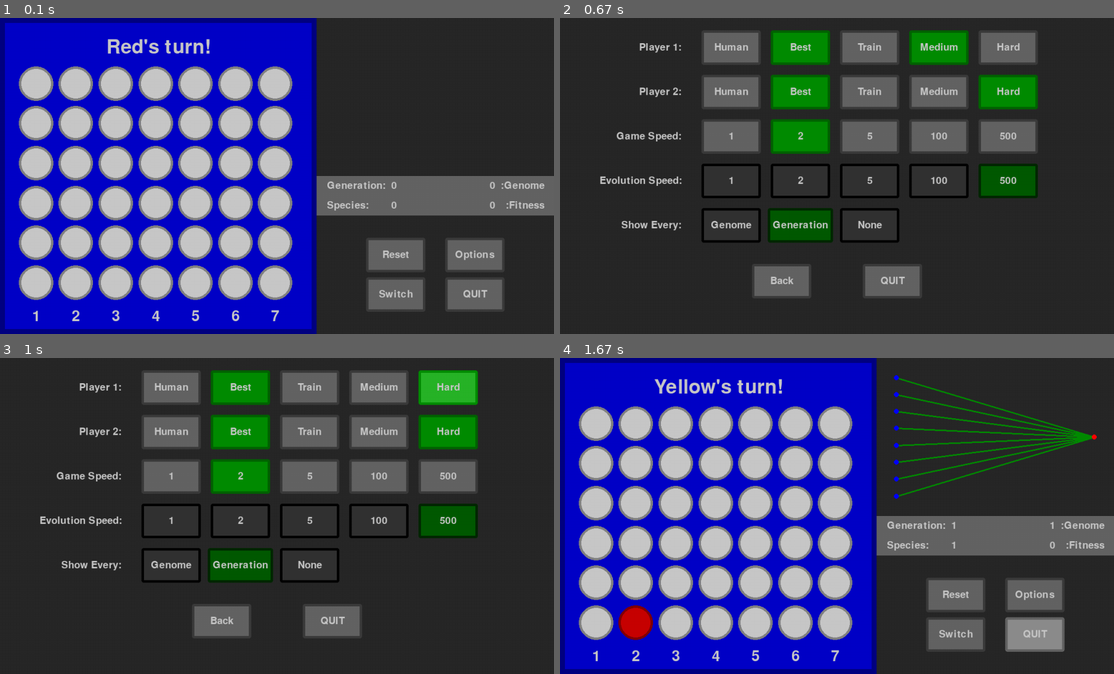
Above: before the commit, frames 1-4 (two rows, left to right).
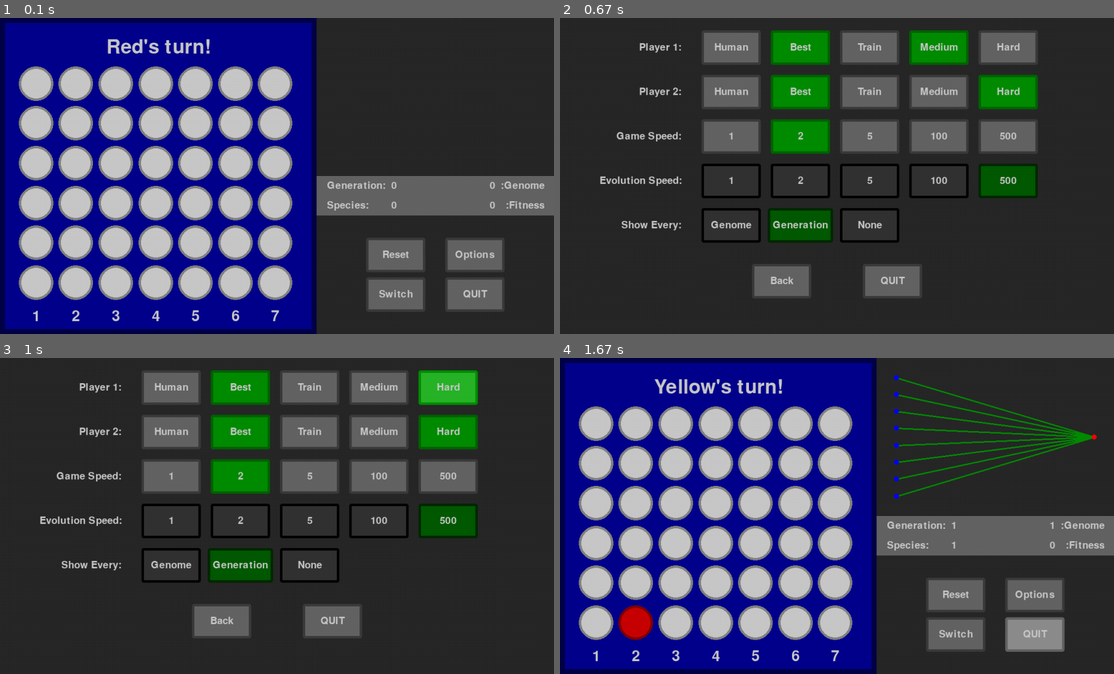
Above: after the commit, the same moments.

Repository: GreenMachine582/NEAT
Game: pygame game, started from main-silent.pyw
The game is run twice, just before and just after one commit, with the same random seed, the same clock (stepped at 60 frames per second) and the same inputs.
Inputs (mouse positions are in pixels of both pictures, inside the frame that each line leads up to):
- Up to frame 1 (0.1 s): no input
- Up to frame 2 (0.67 s): click (1036, 255) at 0.38 s
- Up to frame 3 (1 s): click (448, 386) at 0.72 s
- Up to frame 4 (1.67 s): click (781, 620) at 1.05 s; click (1041, 626) at 1.38 s

The runs differ from the first frame. In frame 1, 35% of the frame differs, in the area x 0-58%, y 0-100%; in frame 2, nothing differs; in frame 3, nothing differs; in frame 4, 34%.

Commit message:
Added colours

Diff:
--- a/mattslib/pygame/__init__.py
+++ b/mattslib/pygame/__init__.py
@@ -17,7 +17,7 @@
 DARK_GREEN = [0, 140, 0]
 GREEN = [0, 255, 0]
 LIGHT_GREEN = [100, 255, 100]
-DARK_BLUE = [0, 0, 200]
+DARK_BLUE = [0, 0, 140]
 BLUE = [0, 0, 255]
 DARK_YELLOW = [200, 200, 0]
 YELLOW = [255, 255, 0]
